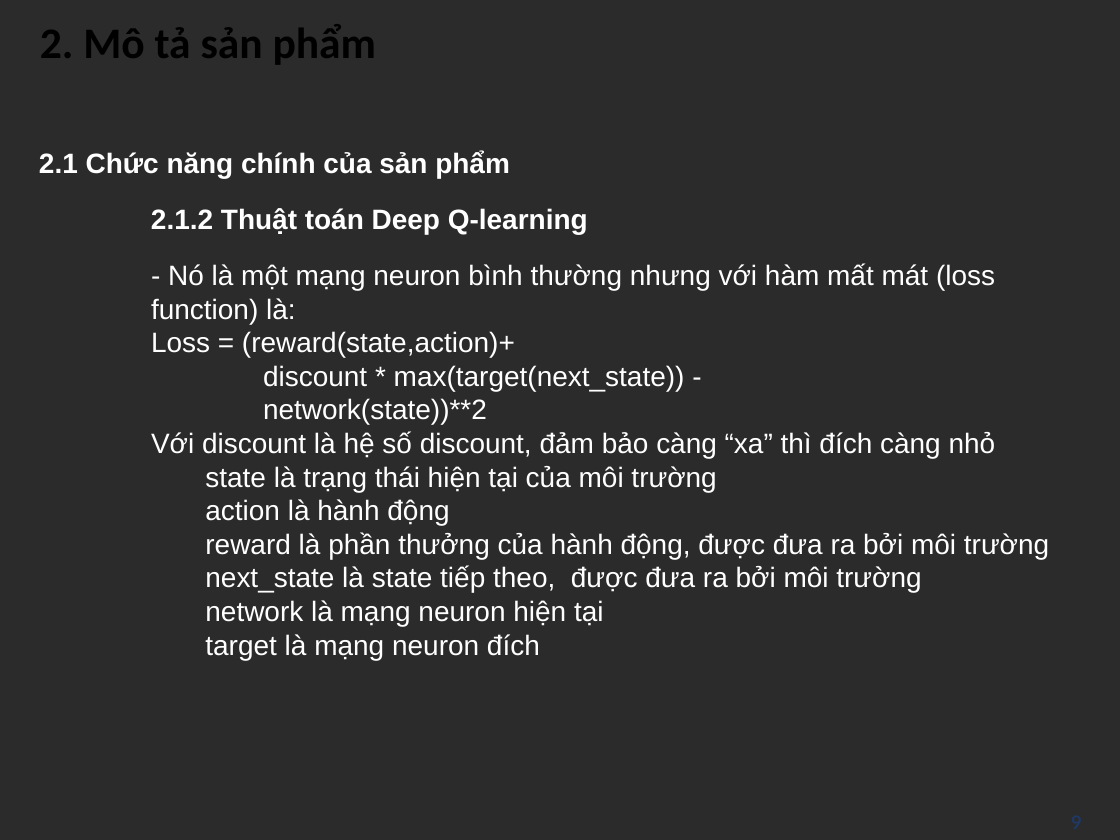
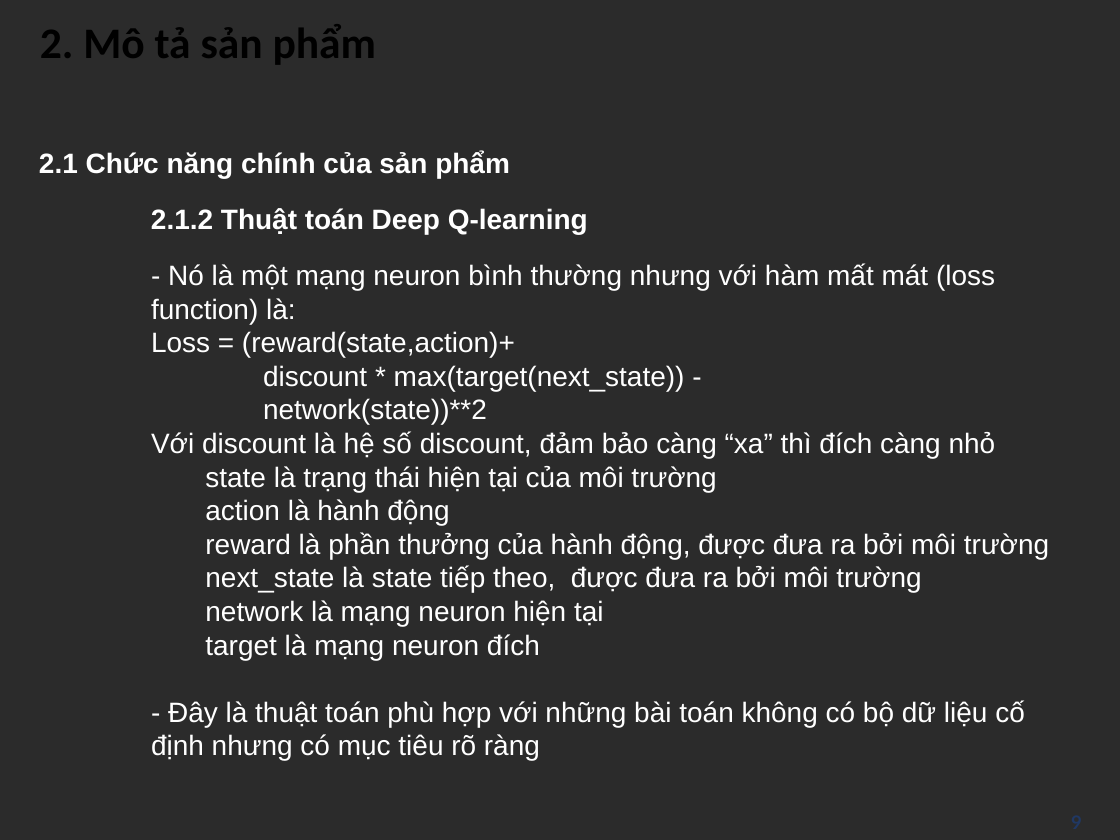
Before and after one commit to zVNoob/meal_suggestion, a slide deck: slide 9 of slides.odp. Drawn at 1120x840 pixels with LibreOffice and Linux fonts; fonts in the diff are those of the drawing; background and template pictures are left out; a plain dark background stands for a picture behind light text. Boxes give left, top, right and bottom in pixels: in the first picture for what was removed or moved away, otherwise in the second. Text is boxed around its words. In the diff, an @@ line names an element or a change of style, - is before the commit and + after.

```diff
--- a/slides.odp
+++ b/slides.odp
@@ text at box(151, 700, 1025, 761): paragraph added @@
+- Đây là thuật toán phù hợp với những bài toán không có bộ dữ liệu cố định nhưng có mục tiêu rõ ràng
```
Also in this commit, not shown: 1 other slide changed, 7 slides added, 3 slides removed, 1 other file.
